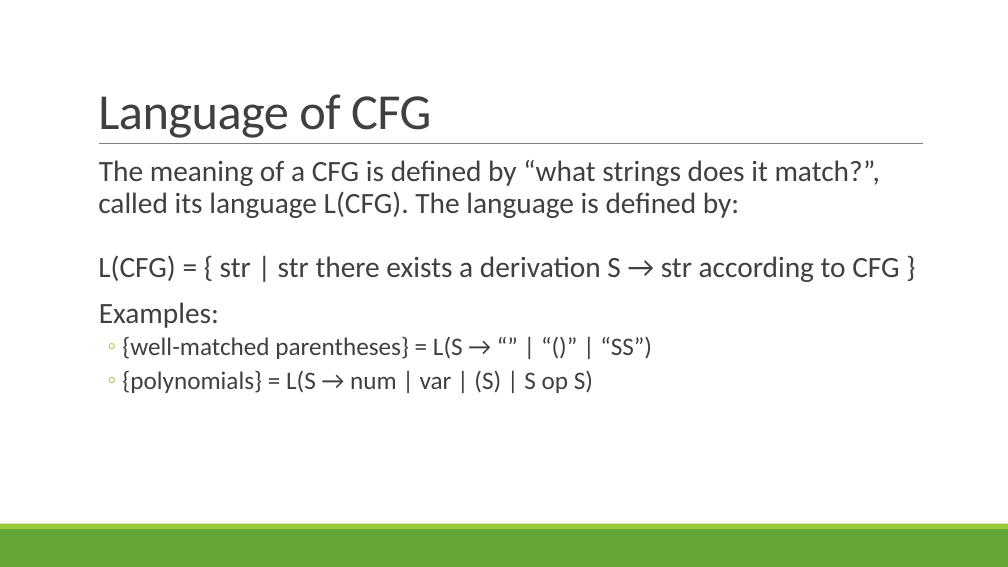
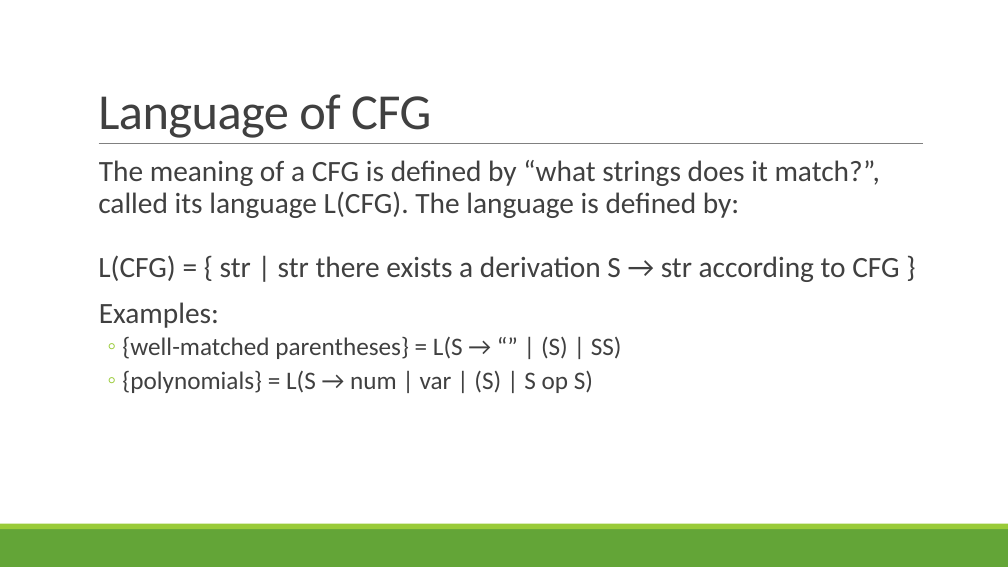
Before and after one commit to rbohrer/pl-course, a slide deck: slide 49 of LectureSlides/03Parsing.pptx. Drawn at 1008x567 pixels with LibreOffice and Linux fonts; fonts in the diff are those of the drawing. Boxes give left, top, right and bottom in pixels: in the first picture for what was removed or moved away, otherwise in the second. Text is boxed around its words. In the diff, an @@ line names an element or a change of style, - is before the commit and + after.

```diff
--- a/LectureSlides/03Parsing.pptx
+++ b/LectureSlides/03Parsing.pptx
@@ text at box(122, 337, 622, 359): text changed @@
-  ◦ {well-matched parentheses} = L(S → “” | “()” | “SS”)
+  ◦ {well-matched parentheses} = L(S → “” | (S) | SS)
```
Also in this commit, not shown: 10 other slides changed.
